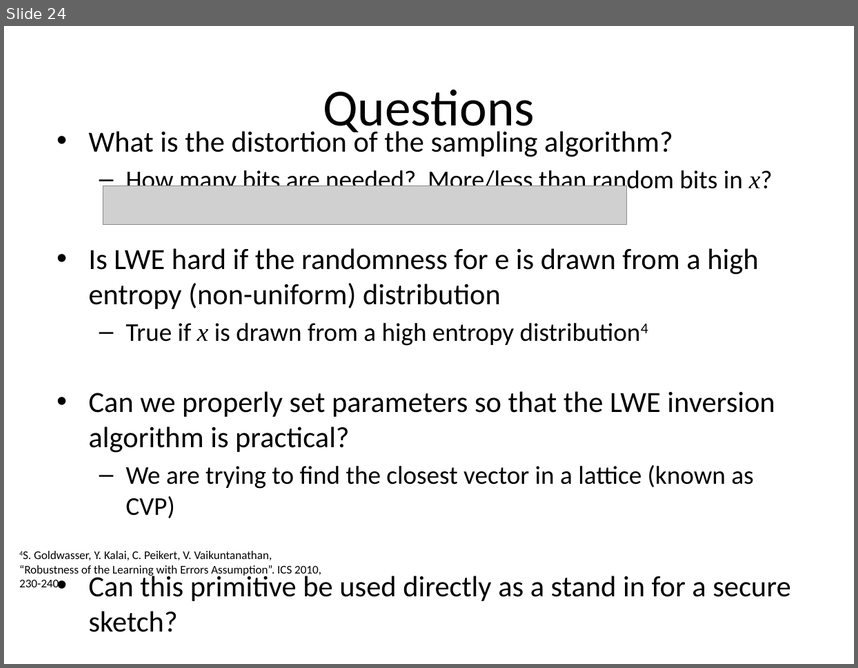
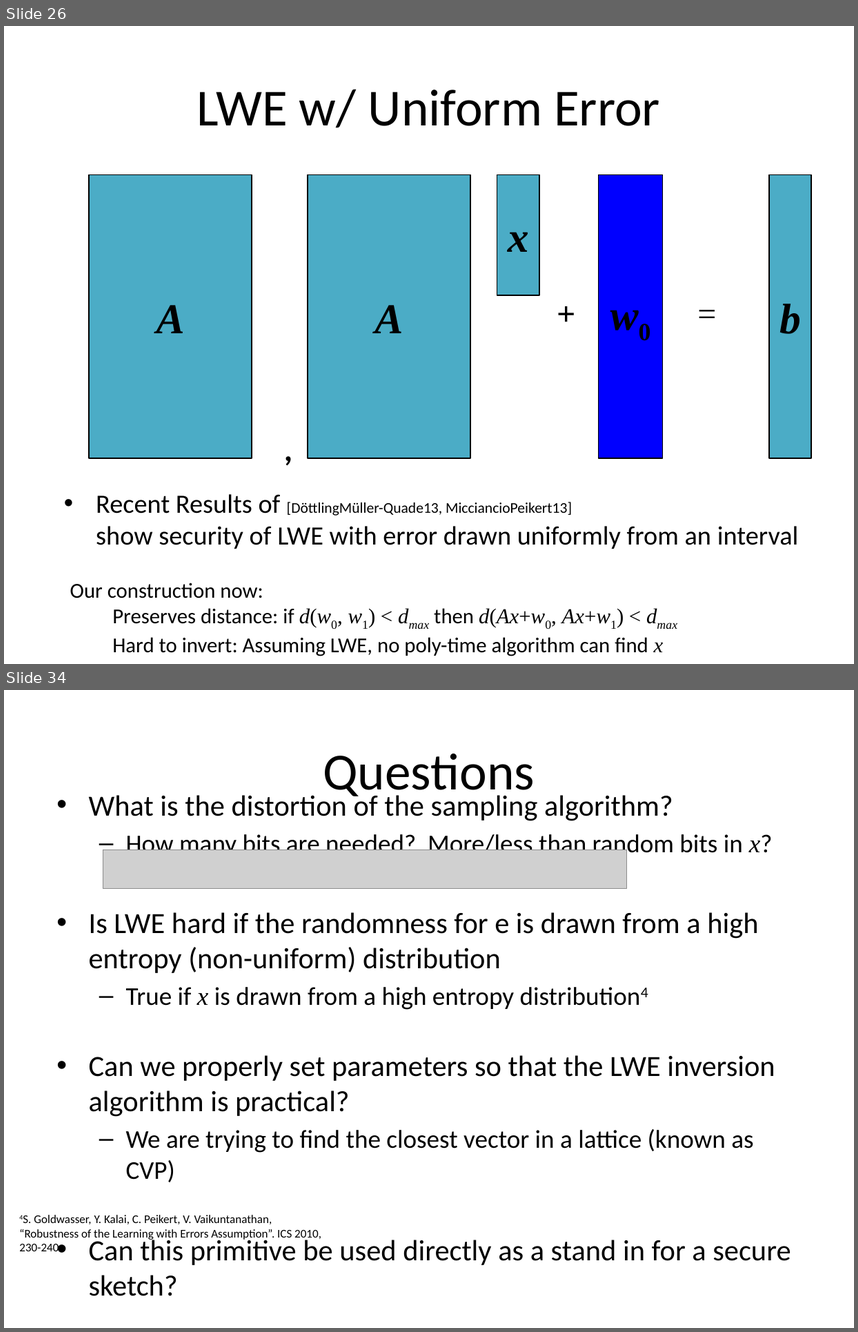
Before and after one commit to xianruimeng/comp-fuzzy-ext, a slide deck: ComputationalFuzzyExtractors.pptx. Shown one above the other, each under a label of ours: slide 24 before the commit, slides 26 and 34 after it; the slides between them are not shown. The pictures are 858x668 and 858x1332 pixels, drawn with LibreOffice and Linux fonts; fonts in the diff are those of the drawing; grey boxes stand for pictures. Boxes give left, top, right and bottom in pixels: in the first picture for what was removed or moved away, otherwise in the second. Text is boxed around its words. In the diff, an @@ line names an element or a change of style, - is before the commit and + after.

```diff
--- a/ComputationalFuzzyExtractors.pptx
+++ b/ComputationalFuzzyExtractors.pptx
@@ slide 26 added at (4,26,854,664), background #FFFFFF @@
@@ title added at (197,89,660,128), 44 pt, text #000000 @@
+LWE w/ Uniform Error
@@ rectangle added at (89,175,252,458), fill #4BACC6, outline #000000 1 pt, 36 pt, text #000000, bold, italic @@
+A
@@ rectangle added at (308,175,470,458), fill #4BACC6, outline #000000 1 pt, 36 pt, text #000000, bold, italic @@
+A
@@ rectangle added at (497,175,539,296), fill #4BACC6, outline #000000 1 pt, 36 pt, text #000000, bold, italic @@
+x
@@ rectangle added at (598,175,663,458), fill #0000FF, outline #000000 1 pt, 36 pt, text #000000, bold, italic @@
+w0
@@ rectangle added at (604,175,646,458), fill #4BACC6, outline #000000 1 pt, 36 pt, text #000000, bold, italic @@
+e
@@ rectangle added at (769,175,811,458), fill #4BACC6, outline #000000 1 pt, 36 pt, text #000000, bold, italic @@
+b
@@ text added at (548,288,584,336), 28 pt, text #000000, bold @@
++
@@ text added at (688,288,725,336), 28 pt, text #000000 @@
+=
@@ text added at (275,424,301,472), 28 pt, text #000000, bold @@
+,
@@ text added at (96,494,799,549), 22.4 pt, text #000000 @@
+• Recent Results of [DöttlingMüller-Quade13, MicciancioPeikert13]
+  show security of LWE with error drawn uniformly from an interval
@@ text added at (70,582,664,656), 18 pt, text #000000 @@
+Our construction now:
+  Preserves distance: if d(w0, w1) < dmax then d(Ax+w0, Ax+w1) < dmax
+  Hard to invert: Assuming LWE, no poly-time algorithm can find x
@@ what was slide 24 is now slide 34 @@
```
Also in this commit, not shown: 15 slides changed, 10 other slides added, 1 slide removed.
